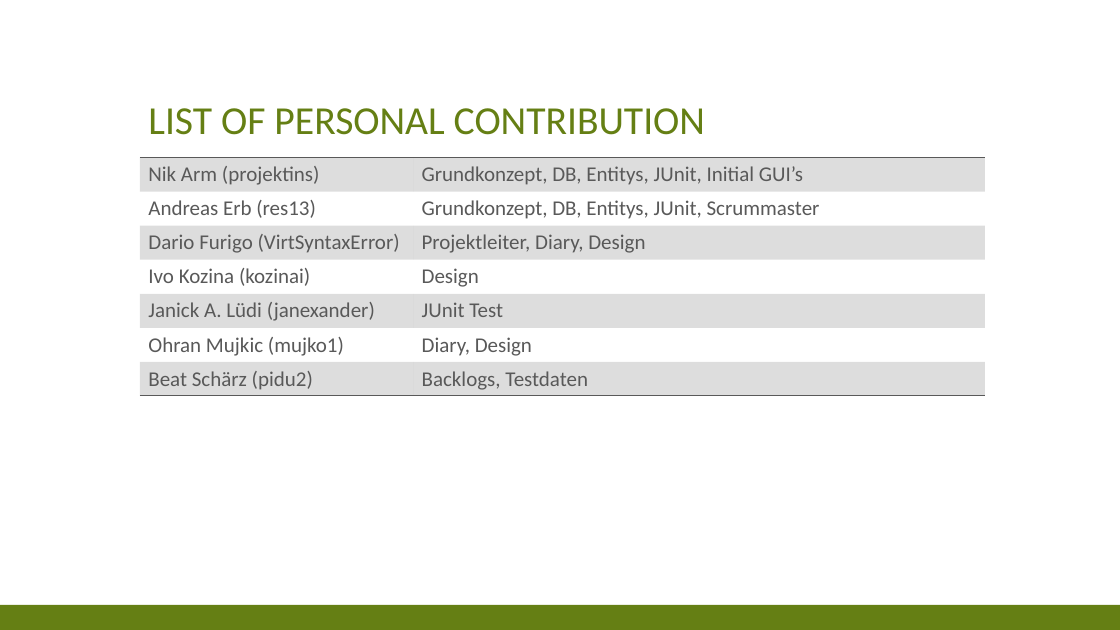
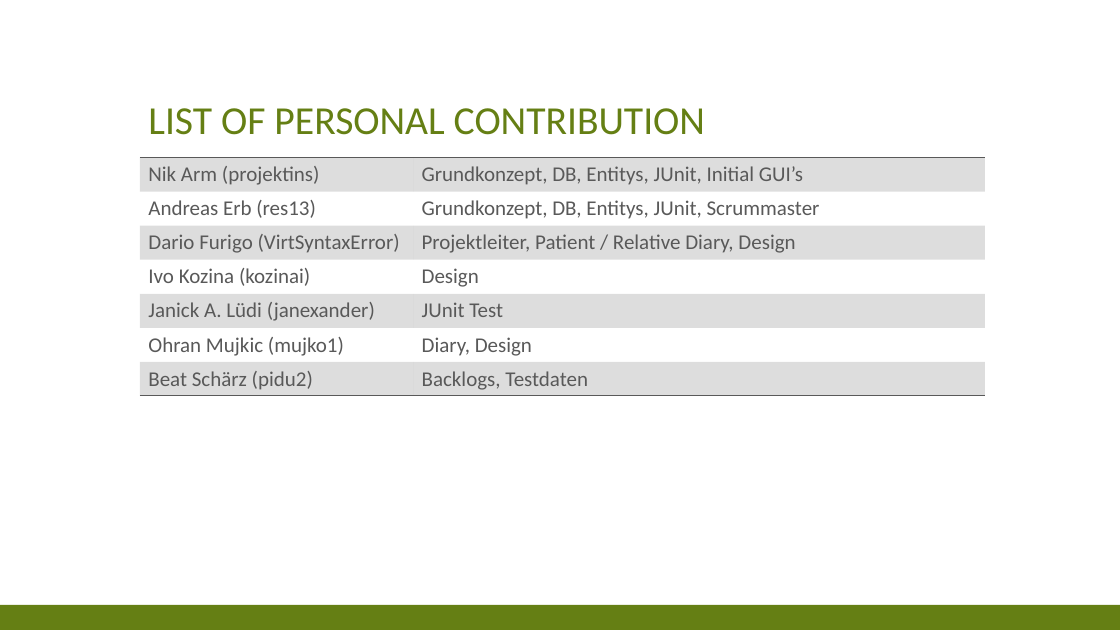
Before and after one commit to res13/ch.bfh.bti7081.s2018.white, a slide deck: slide 6 of doc/task09/FinalPresentation.pptx. Drawn at 1120x630 pixels with LibreOffice and Linux fonts; fonts in the diff are those of the drawing. Boxes give left, top, right and bottom in pixels: in the first picture for what was removed or moved away, otherwise in the second. Text is boxed around its words. In the diff, an @@ line names an element or a change of style, - is before the commit and + after.

Commit message:
Updated presentation

```diff
--- a/doc/task09/FinalPresentation.pptx
+++ b/doc/task09/FinalPresentation.pptx
@@ table at (140, 158, 986, 397) @@
-row 3, column 2: Projektleiter, Diary, Design
+row 3, column 2: Projektleiter, Patient / Relative Diary, Design
```
